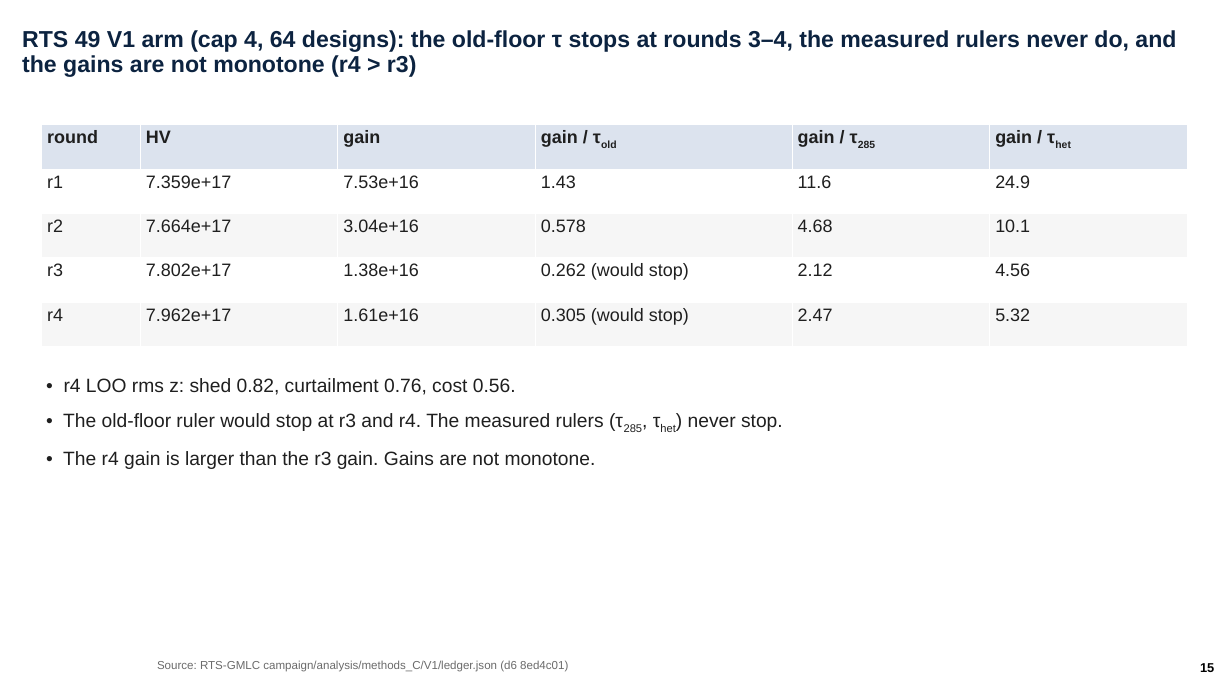
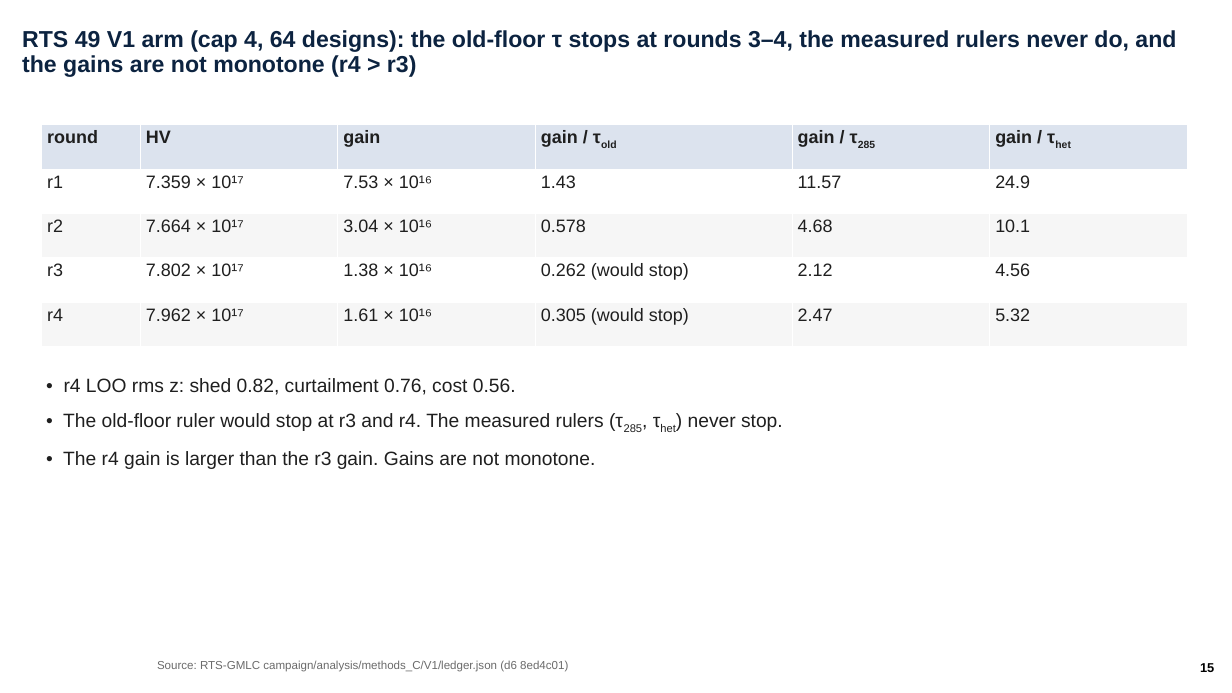
Before and after one commit to ylu283/RTS-GMLC, a slide deck: slide 15 of trial_0826/ercot/analysis/pi_overnight_1124/ercot_overnight.pptx. Drawn at 1232x693 pixels with LibreOffice and Linux fonts; fonts in the diff are those of the drawing; background and template pictures are left out. Boxes give left, top, right and bottom in pixels: in the first picture for what was removed or moved away, otherwise in the second. Text is boxed around its words. In the diff, an @@ line names an element or a change of style, - is before the commit and + after.

```diff
--- a/trial_0826/ercot/analysis/pi_overnight_1124/ercot_overnight.pptx
+++ b/trial_0826/ercot/analysis/pi_overnight_1124/ercot_overnight.pptx
@@ table at [42, 125, 1189, 347] @@
-row 2: r1 | 7.359e+17 | 7.53e+16 | 1.43 | 11.6 | 24.9
+row 2: r1 | 7.359 × 10¹⁷ | 7.53 × 10¹⁶ | 1.43 | 11.57 | 24.9
-row 3, column 2: 7.664e+17
+row 3, column 2: 7.664 × 10¹⁷
-row 3, column 3: 3.04e+16
+row 3, column 3: 3.04 × 10¹⁶
-row 4, column 2: 7.802e+17
+row 4, column 2: 7.802 × 10¹⁷
-row 4, column 3: 1.38e+16
+row 4, column 3: 1.38 × 10¹⁶
-row 5, column 2: 7.962e+17
+row 5, column 2: 7.962 × 10¹⁷
-row 5, column 3: 1.61e+16
+row 5, column 3: 1.61 × 10¹⁶
```
Also in this commit, not shown: 10 other slides changed, 3 other files.
